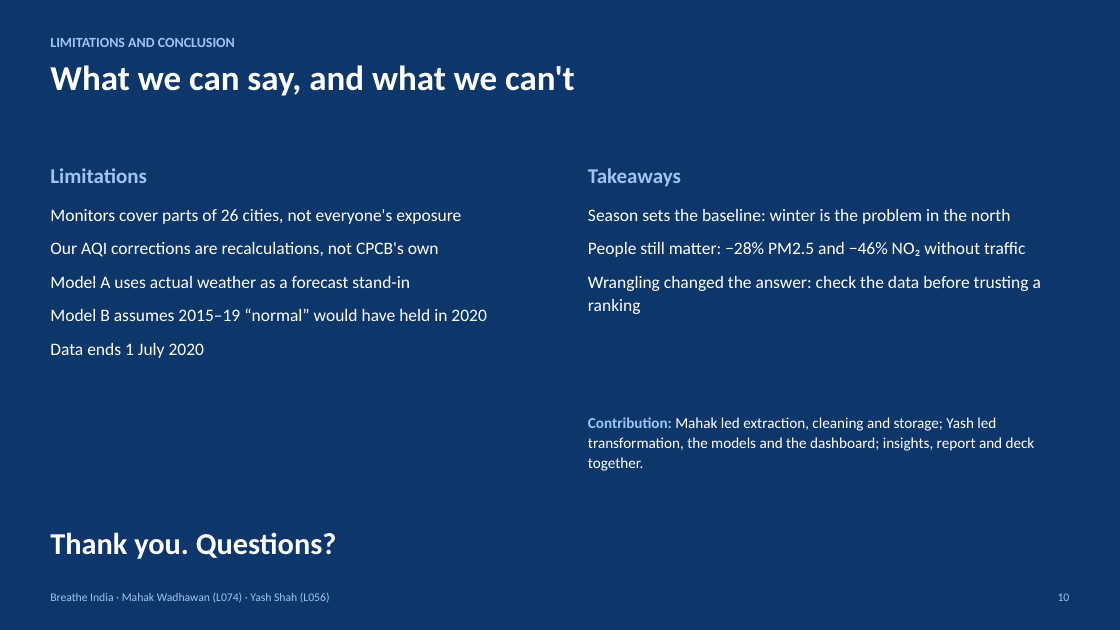
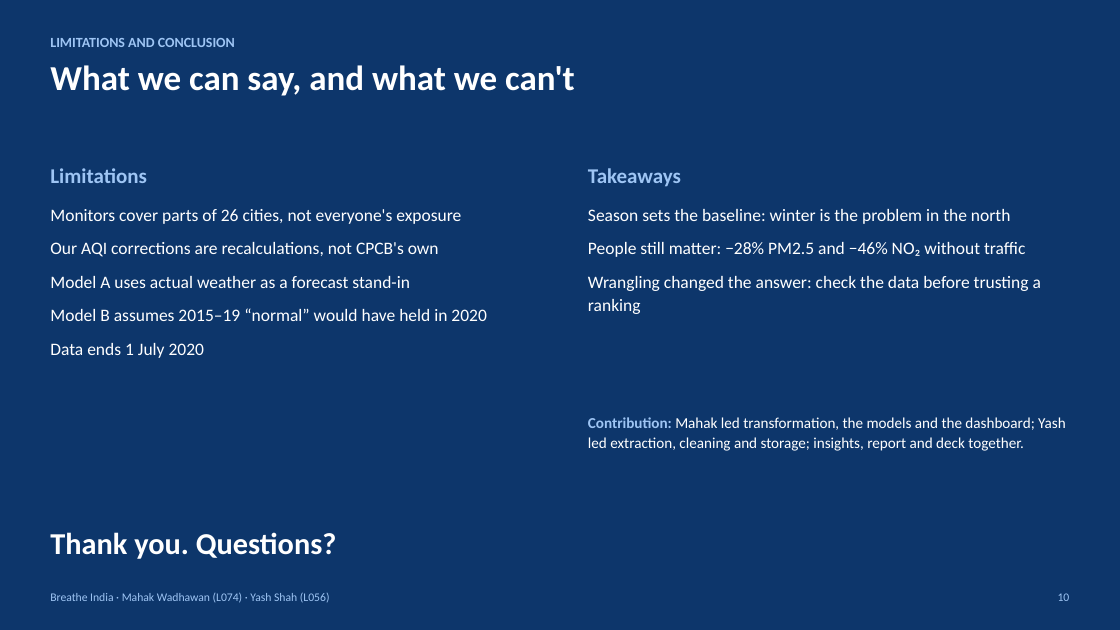
Before and after one commit to mahak2604/breathe-india, a slide deck: slide 10 of docs/presentation/Breathe_India_viva.pptx. Drawn at 1120x630 pixels with LibreOffice and Linux fonts; fonts in the diff are those of the drawing. Boxes give left, top, right and bottom in pixels: in the first picture for what was removed or moved away, otherwise in the second. Text is boxed around its words. In the diff, an @@ line names an element or a change of style, - is before the commit and + after.

```diff
--- a/docs/presentation/Breathe_India_viva.pptx
+++ b/docs/presentation/Breathe_India_viva.pptx
@@ text at (588,417,1066,451): text changed @@
-Contribution: Mahak led extraction, cleaning and storage; Yash led transformation, the models and the dashboard; insights, report and deck together.
+Contribution: Mahak led transformation, the models and the dashboard; Yash led extraction, cleaning and storage; insights, report and deck together.
```
Also in this commit, not shown: 2 other slides changed, 19 other files.
